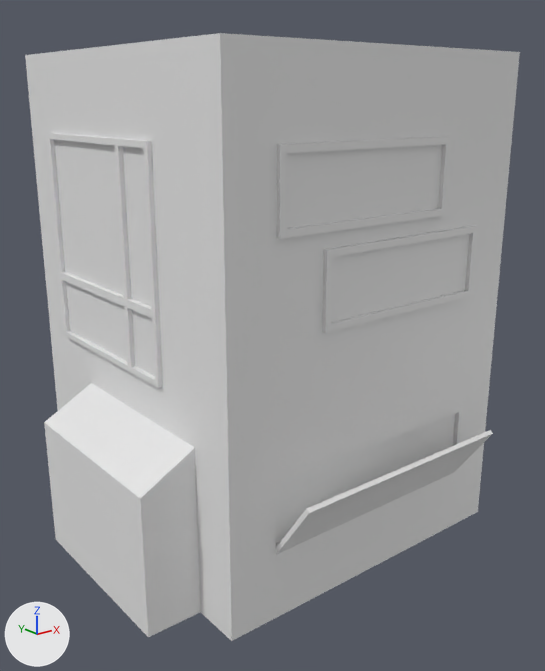
What one commit did to the Blender file Assets/3DObjects/Environment/Buildings/Build2.blend.
Both versions are drawn from a 50 mm camera at (-5.65, -7.22, 5.21) aimed at (-0.04, -0.21, 2.4). Every picture has the same lights, and +X, +Y and +Z are marked at lower left.
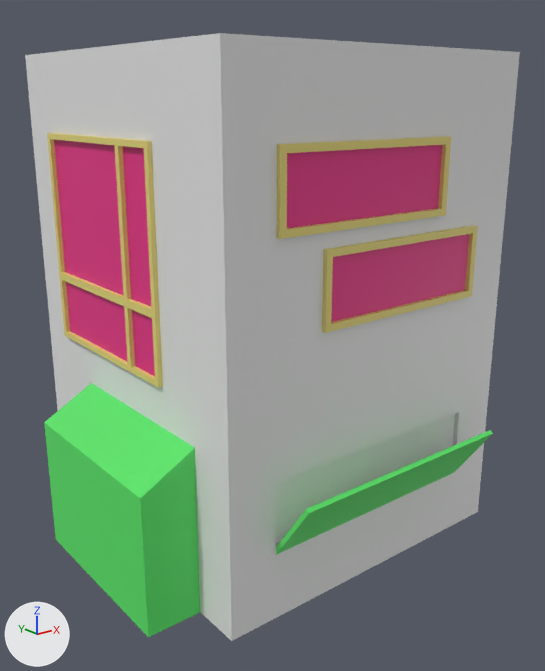
The change, as a diff of the scene's bpy script:
```diff
--- a/Assets/3DObjects/Environment/Buildings/Build2.blend.py
+++ b/Assets/3DObjects/Environment/Buildings/Build2.blend.py
@@ mat_material_001 @@
+mat_material_001 = principled_material('Material.001')
+mat_material_001.base_color = (0.8, 0.686, 0.197)  # yellow #e7d87b
@@ mat_material @@
+mat_material = principled_material('Material')
+mat_material.base_color = (0.8, 0.8, 0.8)  # white #e7e7e7
@@ mat_material_002 @@
+mat_material_002 = principled_material('Material.002')
+mat_material_002.base_color = (0.8, 0.0294, 0.243)  # pink #e73087
@@ mat_material_004 @@
+mat_material_004 = principled_material('Material.004')
+mat_material_004.base_color = (0.0997, 0.8, 0.14)  # green #59e769
@@ mat_material_003 @@
+mat_material_003 = principled_material('Material.003')
+mat_material_003.base_color = (0.8, 0.341, 0.0835)  # orange #e79e52
@@ me_plane_001 @@
 me_plane_001.from_pydata(...)  # 872 vertices, 869 faces; spans x -1.25..1.34, y -1.12..1.31, z 0.0..2.85
 # used by ob_plane; location = (0.0, 0.0, 0.0); rotation_euler = (0.0, 0.0, 1.571), in degrees (0, 0, 90); scale = (2.0, 2.0, 2.0)
+# me_plane_001 part 1: 204 of the faces centred in x -1.02..0.71, y -1.12..1.02, z 1.2..2.42 switch from no material to mat_material_001 (yellow #e7d87b)
+# me_plane_001 part 2: 34 of the faces centred in x -1.0..0.55, y -1.07..1.0, z 0.59..2.21 switch from no material to mat_material_002 (pink #e73087)
+# me_plane_001 part 3: 54 of the faces centred in x -1.24..0.43, y -0.62..1.31, z 0.0..0.88 switch from no material to mat_material_004 (green #59e769)
+me_plane_001.materials.append(mat_material)  # white #e7e7e7
+me_plane_001.materials.append(mat_material_003)  # orange #e79e52
```

What differs and where, as boxes [x1, y1, x2, y2] in the pictures (545 x 671 px):
part 1 of me_plane_001, recoloured (white to yellow): [47, 133, 478, 388] in both
part 2 of me_plane_001, recoloured (white to pink): [54, 140, 469, 376] in both
part 3 of me_plane_001, recoloured (white to green): [44, 383, 493, 637] in both
